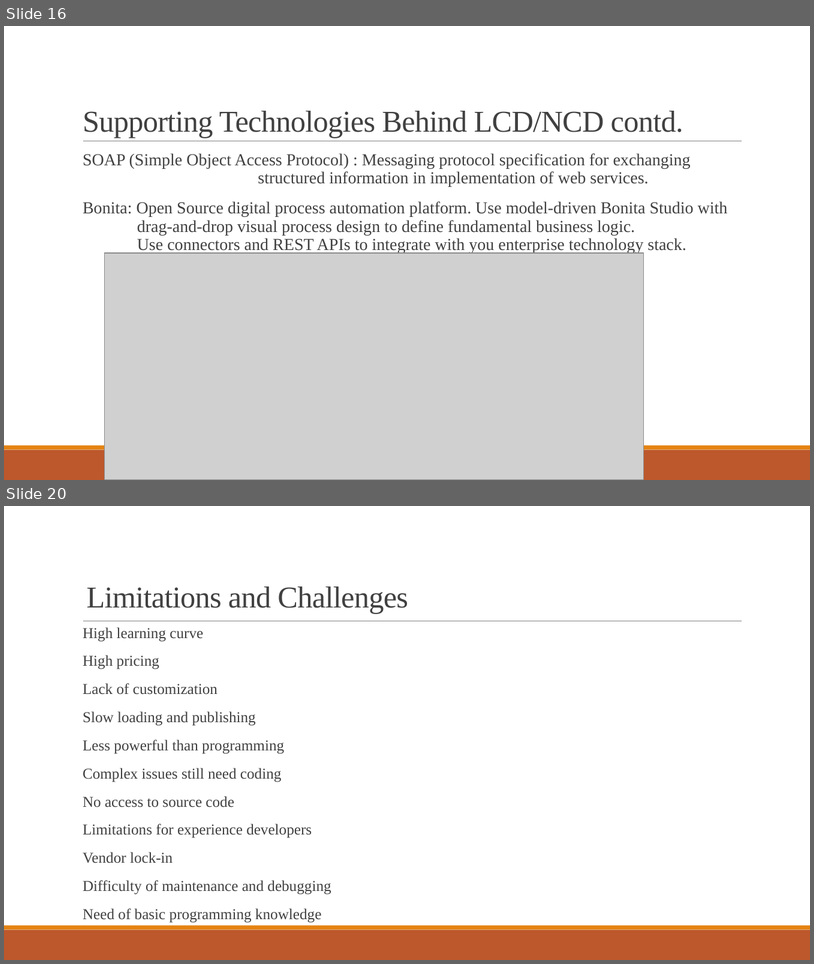
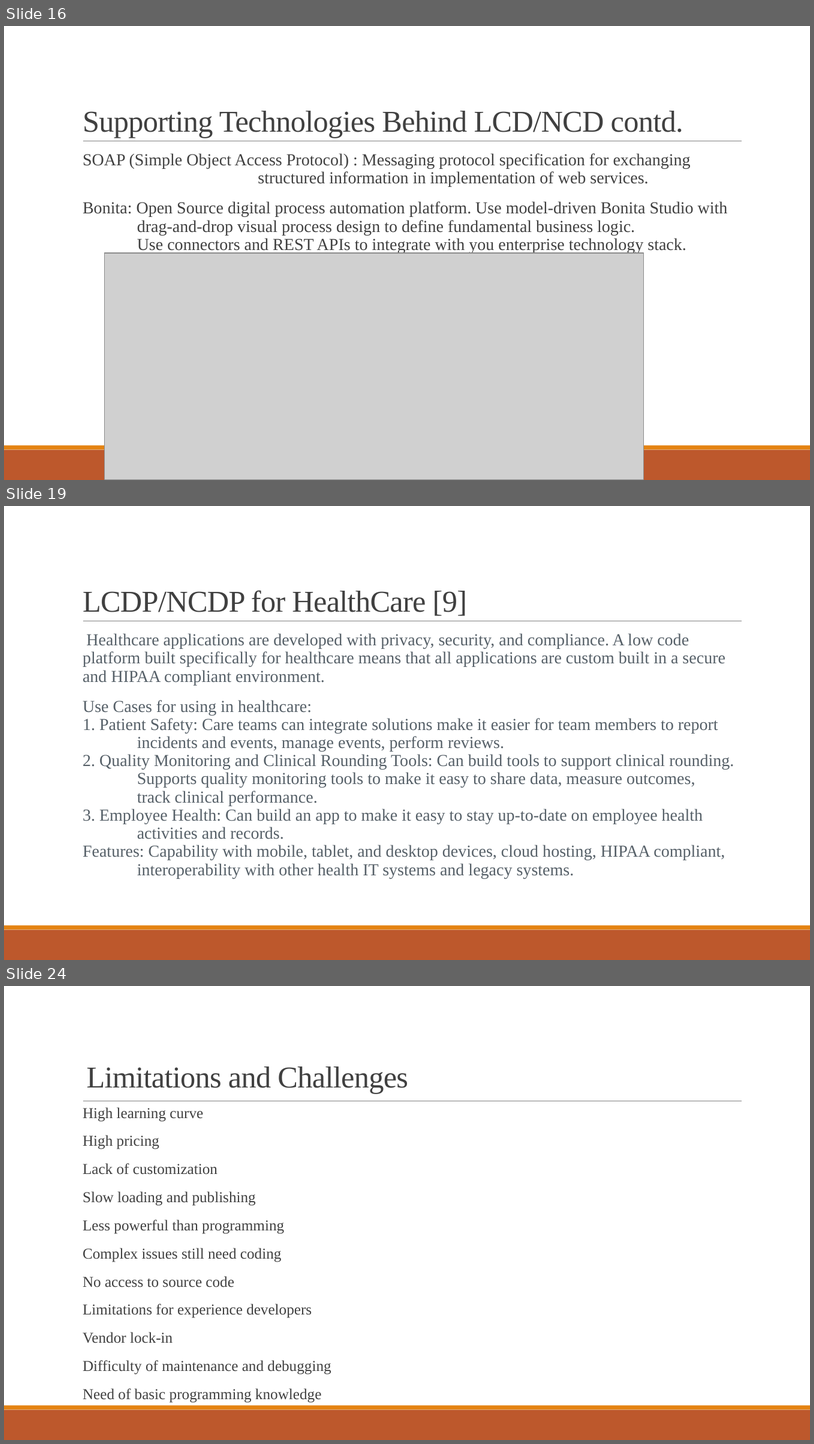
Before and after one commit to Ravishka123/Lectures_And_Talks, a slide deck: No-Code_Low-Code Development/No-Code_Low-Code Development.pptx. Shown one above the other, each under a label of ours: slides 16 and 20 before the commit, slides 16, 19 and 24 after it; the slides between them are not shown. The pictures are 814x964 and 814x1444 pixels, drawn with LibreOffice and Linux fonts; fonts in the diff are those of the drawing; grey boxes stand for pictures. Boxes give left, top, right and bottom in pixels: in the first picture for what was removed or moved away, otherwise in the second. Text is boxed around its words. In the diff, an @@ line names an element or a change of style, - is before the commit and + after.

```diff
--- a/No-Code_Low-Code Development/No-Code_Low-Code Development.pptx
+++ b/No-Code_Low-Code Development/No-Code_Low-Code Development.pptx
@@ slide 19 added at box(4, 506, 810, 960), background #FFFFFF; not listed: 3 template elements that a slide beside it also shows @@
@@ title added at box(83, 590, 467, 616), 36 pt, text #404040 @@
+LCDP/NCDP for HealthCare [9]
@@ text added at box(83, 633, 734, 878), 20 pt, text #566068 @@
+  Healthcare applications are developed with privacy, security, and compliance. A low code platform built specifically for healthcare means that all applications are custom built in a secure and HIPAA compliant environment.
+  Use Cases for using in healthcare:
+  1. Patient Safety: Care teams can integrate solutions make it easier for team members to report
+  incidents and events, manage events, perform reviews.
+  2. Quality Monitoring and Clinical Rounding Tools: Can build tools to support clinical rounding.
+  Supports quality monitoring tools to make it easy to share data, measure outcomes,
+  track clinical performance.
+  3. Employee Health: Can build an app to make it easy to stay up-to-date on employee health
+  activities and records.
+  Features: Capability with mobile, tablet, and desktop devices, cloud hosting, HIPAA compliant,
+  interoperability with other health IT systems and legacy systems.
@@ what was slide 20 is now slide 24 @@
```
Also in this commit, not shown: 8 slides changed, 3 other slides added, 1 other file.
